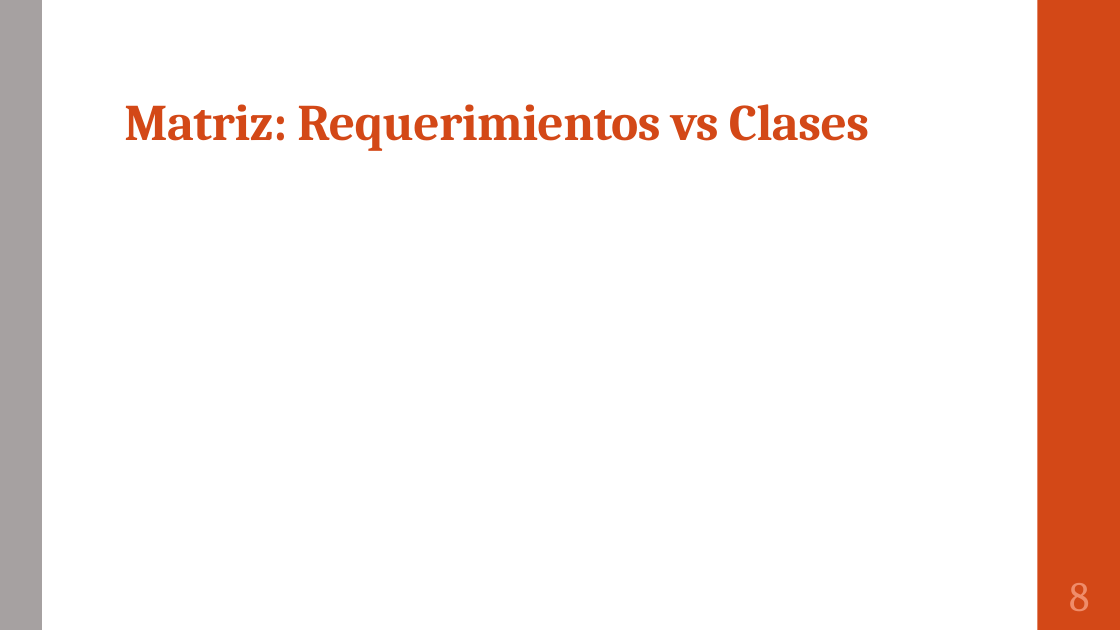
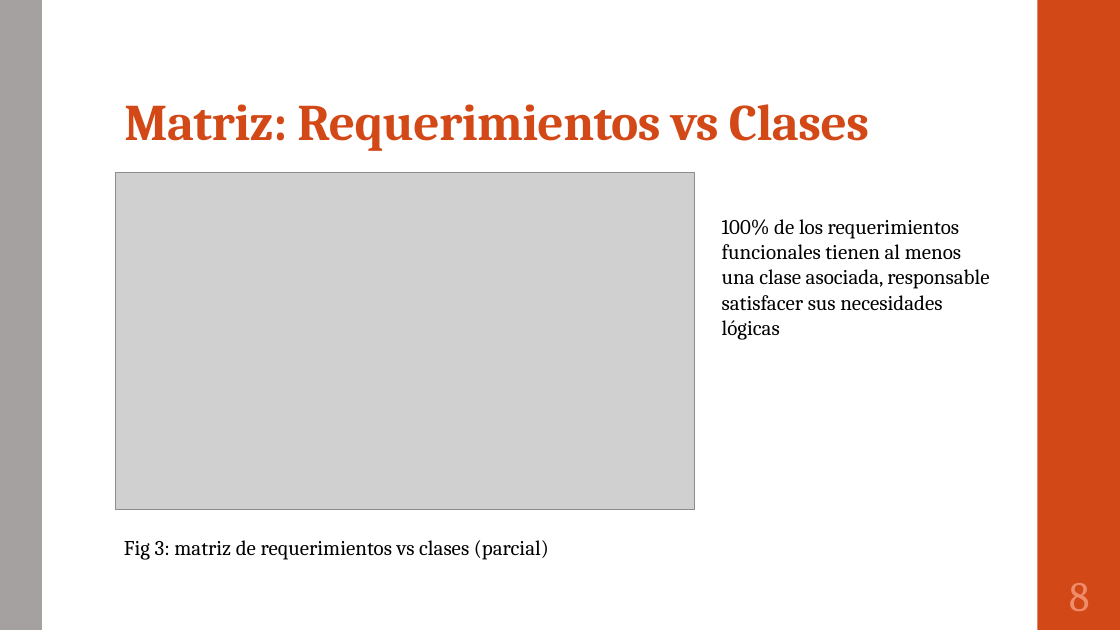
Before and after one commit to portafolio2016/hipocrates, a slide deck: slide 9 of presentación lunes 24 octubre 2016.pptx. Drawn at 1120x630 pixels with LibreOffice and Linux fonts; fonts in the diff are those of the drawing; grey boxes stand for pictures. Boxes give left, top, right and bottom in pixels: in the first picture for what was removed or moved away, otherwise in the second. Text is boxed around its words. In the diff, an @@ line names an element or a change of style, - is before the commit and + after.

```diff
--- a/presentación lunes 24 octubre 2016.pptx
+++ b/presentación lunes 24 octubre 2016.pptx
@@ picture added at bbox=[116, 173, 694, 509] @@
@@ text added at bbox=[722, 219, 989, 340], 18 pt, text #000000 @@
+100% de los requerimientos funcionales tienen al menos una clase asociada, responsable satisfacer sus necesidades lógicas
@@ text added at bbox=[124, 540, 549, 560], 18 pt, text #000000 @@
+Fig 3: matriz de requerimientos vs clases (parcial)
```
Also in this commit, not shown: 4 other slides changed.
